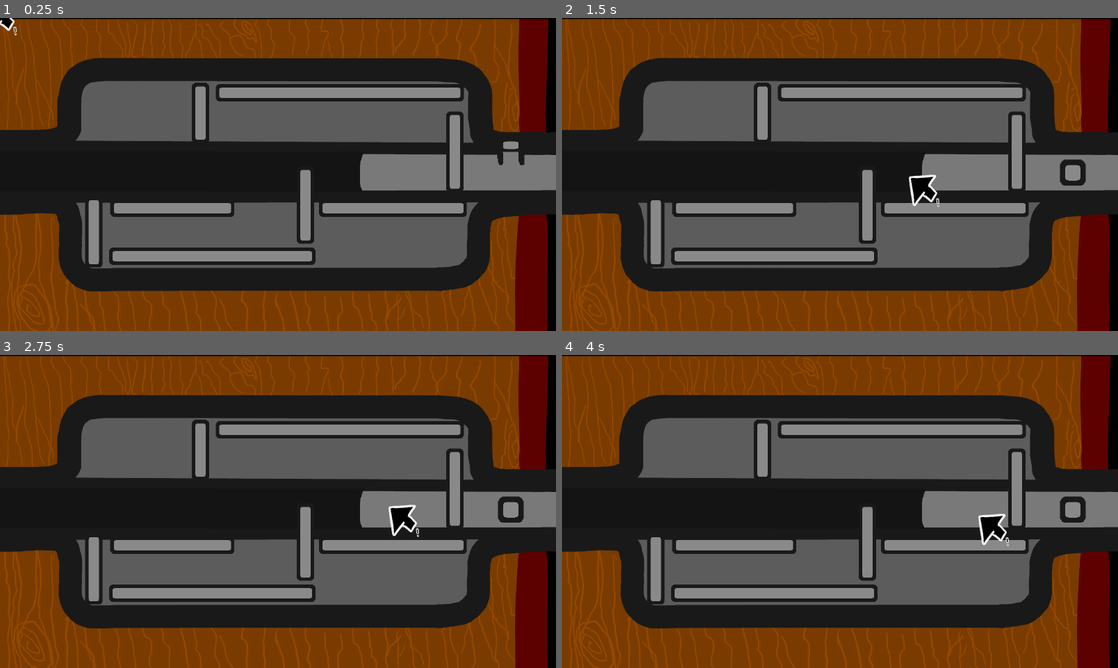
Above: before the commit, frames 1-4 (two rows, left to right).
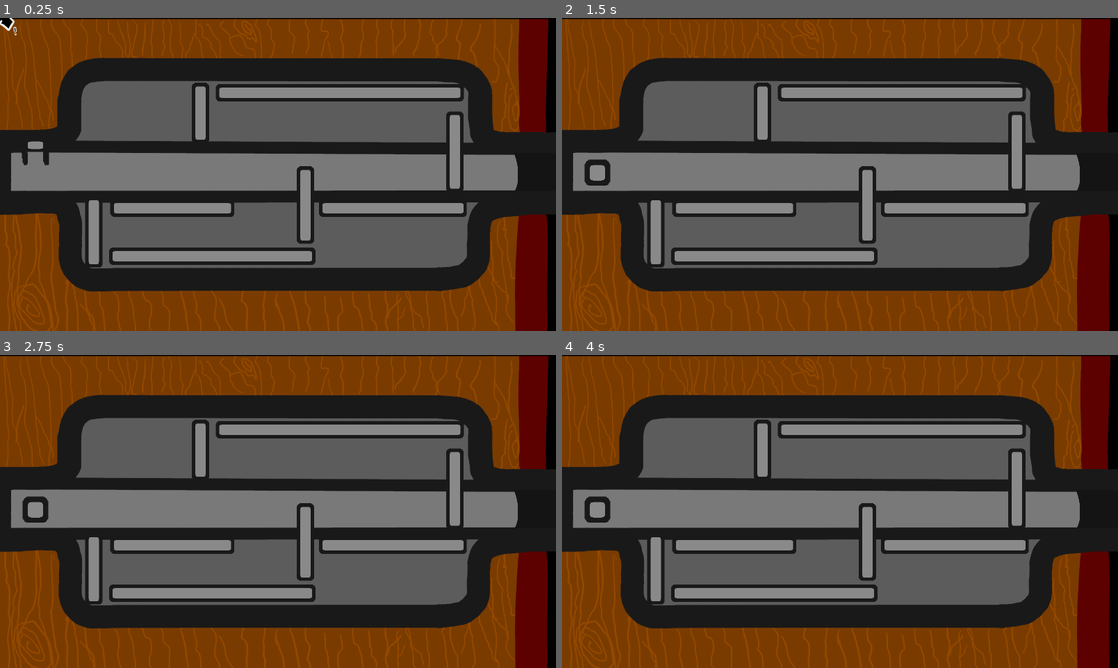
Above: after the commit, the same moments.

Repository: MarmadileManteater/Carbuncle-Game
Game: Godot game, scene res://scenes/global/global.tscn
Two runs of this game, one before a commit and one after it. Both use one fixed random seed, a clock stepped at 60 frames per second and the inputs below.
Inputs (mouse positions are in pixels of both pictures, inside the frame that each line leads up to):
- Up to frame 1 (0.25 s): no input
- Up to frame 2 (1.5 s): move the mouse to (962, 158) at 0.52 s; click (962, 158) at 0.67 s; tap Enter at 1.25 s; move the mouse to (812, 174) at 1.27 s
- Up to frame 3 (2.75 s): tap Space at 2 s; move the mouse to (289, 505) at 2.02 s
- Up to frame 4 (4 s): tap Enter at 2.75 s; move the mouse to (834, 517) at 2.77 s; tap Space at 3.5 s; move the mouse to (878, 514) at 3.52 s

The runs differ from the first frame. In frame 1, 8.3% of the frame differs, in the area x 1-100%, y 39-56%; in frame 2, 8.4%; in frame 3, 8.5%, in the area x 1-100%, y 42-59%; in frame 4, 8.5%.

Commit message:
possibly fixes editor issue

Diff:
--- a/project/scenes/lock_puzzle/lock_puzzle.gd
+++ b/project/scenes/lock_puzzle/lock_puzzle.gd
@@ -29,18 +29,21 @@
 			func ():
 				_on_piece_unhover()
 		)
-	pass # Replace with function body.
+	set_start_of_puzzle()
 
 
 # Called every frame. 'delta' is the elapsed time since the previous frame.
 func _process(delta: float) -> void:
 	if Engine.is_editor_hint():
-		if lock_start == LockPosition.Right:
-			$DoneArea/CollisionShape2D.position = $LeftEnd.position
-			$Driver.position = $RightStart.position
-		if lock_start == LockPosition.Left:
-			$DoneArea/CollisionShape2D.position = $RightEnd.position
-			$Driver.position = $LeftStart.position
+		set_start_of_puzzle()
+
+func set_start_of_puzzle():
+	if lock_start == LockPosition.Right:
+		$DoneArea/CollisionShape2D.position = $LeftEnd.position
+		$Driver.position = $RightStart.position
+	if lock_start == LockPosition.Left:
+		$DoneArea/CollisionShape2D.position = $RightEnd.position
+		$Driver.position = $LeftStart.position
 
 func _on_done_area_entered(body: Node2D) -> void:
 	if body == $Driver/CharacterBody:
--- a/project/scenes/lock_puzzle_1/lock_puzzle_1.tscn
+++ b/project/scenes/lock_puzzle_1/lock_puzzle_1.tscn
@@ -9,59 +9,44 @@
 metadata/_custom_type_script = "uid://b1dagrohhup7i"
 
 [node name="LockPuzzle" parent="." unique_id=1173022754 instance=ExtResource("1_lr11s")]
+lock_start = 0
 
 [node name="PuzzlePiece" parent="LockPuzzle" unique_id=1614769464 instance=ExtResource("2_0heaw")]
 position = Vector2(978, 215)
 length = 682
-collision_enabled = true
-click_enabled = true
 
 [node name="PuzzlePiece2" parent="LockPuzzle" unique_id=840227628 instance=ExtResource("2_0heaw")]
 position = Vector2(1131, 547)
 length = 393
-collision_enabled = true
-click_enabled = true
 
 [node name="PuzzlePiece3" parent="LockPuzzle" unique_id=538664263 instance=ExtResource("2_0heaw")]
 position = Vector2(1309, 385)
 rotation = 1.5707964
 length = 200
 direction = 1
-collision_enabled = true
-click_enabled = true
 
 [node name="PuzzlePiece4" parent="LockPuzzle" unique_id=677250871 instance=ExtResource("2_0heaw")]
 position = Vector2(879, 538)
 rotation = 1.5707964
 length = 191
 direction = 1
-collision_enabled = true
-click_enabled = true
 
 [node name="PuzzlePiece5" parent="LockPuzzle" unique_id=745407822 instance=ExtResource("2_0heaw")]
 position = Vector2(577, 273)
 rotation = 1.5707964
 length = 141
 direction = 1
-collision_enabled = true
-click_enabled = true
 
 [node name="PuzzlePiece6" parent="LockPuzzle" unique_id=2108720135 instance=ExtResource("2_0heaw")]
 position = Vector2(496, 547)
 length = 325
-collision_enabled = true
-click_enabled = true
 
 [node name="PuzzlePiece7" parent="LockPuzzle" unique_id=1412093453 instance=ExtResource("2_0heaw")]
 position = Vector2(611, 685)
 length = 562
-collision_enabled = true
-click_enabled = true
 
 [node name="PuzzlePiece8" parent="LockPuzzle" unique_id=552658137 instance=ExtResource("2_0heaw")]
 position = Vector2(270, 616)
 rotation = 1.5707964
 length = 171
 direction = 1
-collision_enabled = true
-click_enabled = true
